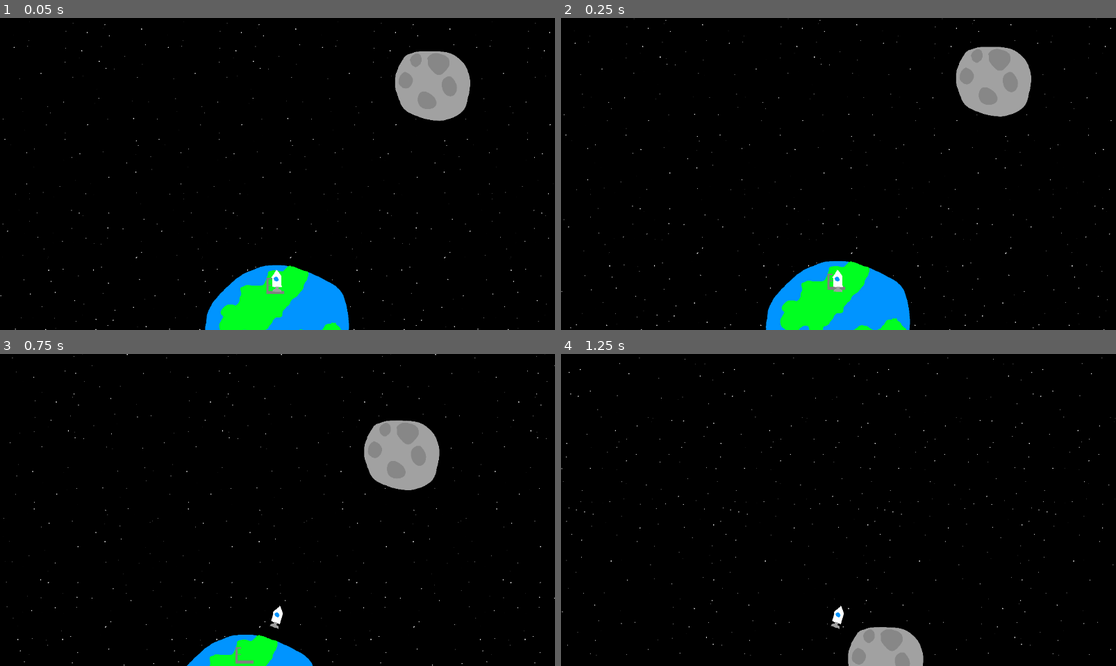
Above: before the commit, frames 1-4 (two rows, left to right).
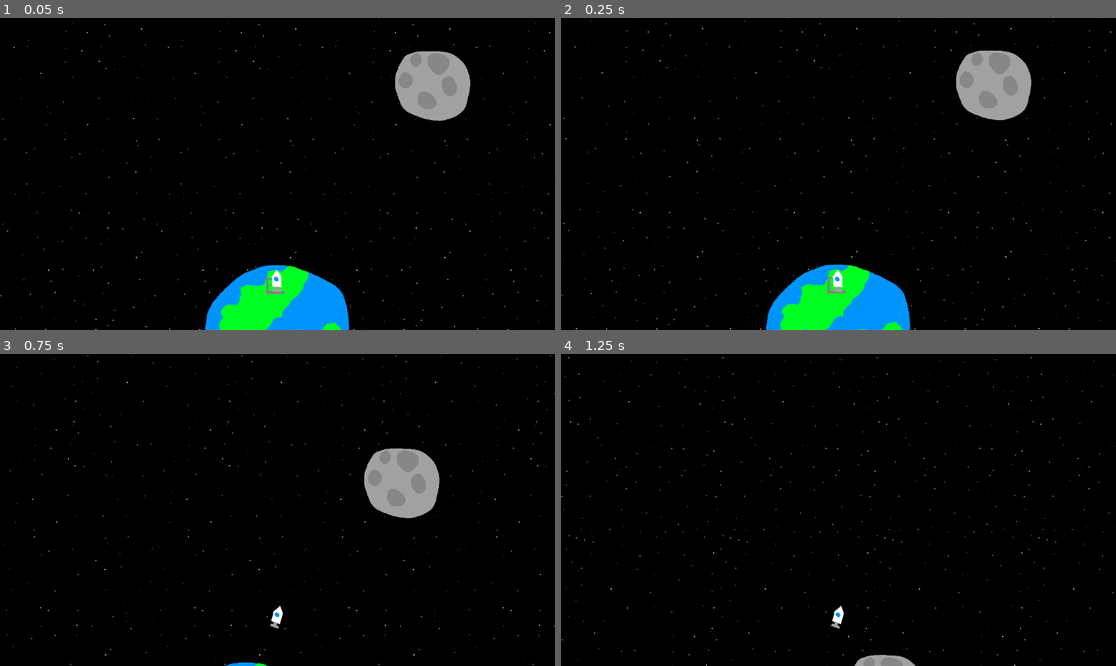
Above: after the commit, the same moments.

Repository: Simonandadog/the-most-videogame
Game: Godot game, scene res://scenes/main.tscn
The game is run twice, just before and just after one commit, with the same random seed, the same clock (stepped at 60 frames per second) and the same inputs.
Inputs:
- Up to frame 1 (0.05 s): no input
- Up to frame 2 (0.25 s): no input
- Up to frame 3 (0.75 s): hold D (right) from 0.53 s (still down); tap Space (ASCEND) at 0.6 s
- Up to frame 4 (1.25 s): keep holding D (right)

Frame 1 is identical in both runs. In frame 2, 2.0% of the frame differs, in the area x 0-100%, y 0-100%; in frame 3, 5.0%; in frame 4, 1.9%.

Commit message:
well now it partially works at least

Diff:
--- a/scenes/area_2d_bullet.tscn
+++ b/scenes/area_2d_bullet.tscn
@@ -7,8 +7,8 @@
 size = Vector2(144, 960)
 
 [node name="Area2D bullet" type="Area2D" unique_id=556048071]
-collision_layer = 2
-collision_mask = 2
+collision_layer = 4
+collision_mask = 4
 script = ExtResource("1_sw6mc")
 
 [node name="Sprite2D" type="Sprite2D" parent="." unique_id=807144716]
--- a/scenes/main.tscn
+++ b/scenes/main.tscn
@@ -51,8 +51,6 @@
 
 [node name="StaticBody2D3" type="StaticBody2D" parent="borders" unique_id=1211542648]
 position = Vector2(176, -49200)
-collision_layer = 5
-collision_mask = 5
 
 [node name="CollisionShape2D2" type="CollisionShape2D" parent="borders/StaticBody2D3" unique_id=1562930600]
 position = Vector2(-2504, 64)
@@ -61,14 +59,13 @@
 [node name="StaticBody2D2" type="StaticBody2D" parent="borders" unique_id=204950234]
 position = Vector2(2720, -48208)
 scale = Vector2(0.5, 0.5)
-collision_layer = 4
 
 [node name="CollisionShape2D" type="CollisionShape2D" parent="borders/StaticBody2D2" unique_id=154577982]
 shape = SubResource("WorldBoundaryShape2D_85g3d")
 
 [node name="StaticBody2D" type="StaticBody2D" parent="borders" unique_id=2040112948]
-collision_layer = 4
-collision_mask = 4
+collision_layer = 7
+collision_mask = 7
 
 [node name="CollisionShape2D" type="CollisionShape2D" parent="borders/StaticBody2D" unique_id=1564845231]
 position = Vector2(0, -208)
@@ -86,134 +83,134 @@
 [node name="rocks" type="Node" parent="." unique_id=1874876672]
 
 [node name="RigidBody2D" parent="rocks" unique_id=1555940285 instance=ExtResource("4_tbgi4")]
-position = Vector2(5216, -28400)
+position = Vector2(-23808, -29376)
 rotation = 3.1415925
 
 [node name="RigidBody2D2" parent="rocks" unique_id=1001237113 instance=ExtResource("4_tbgi4")]
-position = Vector2(1952, -26040)
+position = Vector2(-27072, -27016)
 
 [node name="RigidBody2D3" parent="rocks" unique_id=239951101 instance=ExtResource("4_tbgi4")]
-position = Vector2(3352, -26592)
+position = Vector2(-25672, -27568)
 
 [node name="RigidBody2D4" parent="rocks" unique_id=1345312998 instance=ExtResource("4_tbgi4")]
-position = Vector2(1552, -27592)
+position = Vector2(-27472, -28568)
 
 [node name="RigidBody2D5" parent="rocks" unique_id=1613591933 instance=ExtResource("4_tbgi4")]
-position = Vector2(3664, -27816)
+position = Vector2(-25360, -28792)
 
 [node name="RigidBody2D6" parent="rocks" unique_id=669655834 instance=ExtResource("4_tbgi4")]
-position = Vector2(-224, -25288)
+position = Vector2(-29248, -26264)
 
 [node name="RigidBody2D7" parent="rocks" unique_id=505281481 instance=ExtResource("4_tbgi4")]
-position = Vector2(-880, -26712)
+position = Vector2(-29904, -27688)
 
 [node name="RigidBody2D8" parent="rocks" unique_id=1299620230 instance=ExtResource("4_tbgi4")]
-position = Vector2(2728, -28640)
+position = Vector2(-26296, -29616)
 
 [node name="RigidBody2D9" parent="rocks" unique_id=1196618993 instance=ExtResource("4_tbgi4")]
-position = Vector2(112, -27152)
+position = Vector2(-28912, -28128)
 
 [node name="RigidBody2D10" parent="rocks" unique_id=672633024 instance=ExtResource("4_tbgi4")]
-position = Vector2(-1176, -24520)
+position = Vector2(-30136, -25296)
 
 [node name="RigidBody2D11" parent="rocks" unique_id=18326682 instance=ExtResource("4_tbgi4")]
-position = Vector2(-2248, -25144)
+position = Vector2(-31272, -26120)
 
 [node name="RigidBody2D12" parent="rocks" unique_id=1501810071 instance=ExtResource("4_tbgi4")]
-position = Vector2(-1848, -26048)
+position = Vector2(-30872, -27024)
 
 [node name="RigidBody2D13" parent="rocks" unique_id=2002671926 instance=ExtResource("4_tbgi4")]
-position = Vector2(600, -25880)
+position = Vector2(-28424, -26856)
 
 [node name="RigidBody2D14" parent="rocks" unique_id=2096821189 instance=ExtResource("7_tipki")]
-position = Vector2(-528, -29328)
+position = Vector2(-29552, -30304)
 
 [node name="RigidBody2D15" parent="rocks" unique_id=1497375820 instance=ExtResource("7_tipki")]
-position = Vector2(-2608, -28184)
+position = Vector2(-31632, -29160)
 
 [node name="RigidBody2D16" parent="rocks" unique_id=718343880 instance=ExtResource("4_tbgi4")]
-position = Vector2(-4784, -25992)
+position = Vector2(-33808, -26968)
 
 [node name="RigidBody2D17" parent="rocks" unique_id=920237953 instance=ExtResource("7_tipki")]
-position = Vector2(-3464, -26528)
+position = Vector2(-32488, -27504)
 
 [node name="RigidBody2D18" parent="rocks" unique_id=2127742593 instance=ExtResource("7_tipki")]
-position = Vector2(-2296, -27040)
+position = Vector2(-31320, -28016)
 
 [node name="RigidBody2D19" parent="rocks" unique_id=1184801552 instance=ExtResource("7_tipki")]
-position = Vector2(1376, -28856)
+position = Vector2(-27648, -29832)
 
 [node name="RigidBody2D20" parent="rocks" unique_id=1938729167 instance=ExtResource("7_tipki")]
-position = Vector2(4304, -28960)
+position = Vector2(-24720, -29936)
 
 [node name="RigidBody2D21" parent="rocks" unique_id=1215339867 instance=ExtResource("7_tipki")]
-position = Vector2(-176, -28232)
+position = Vector2(-29200, -29208)
 
 [node name="RigidBody2D22" parent="rocks" unique_id=175862761 instance=ExtResource("7_tipki")]
-position = Vector2(536, -29408)
+position = Vector2(-28488, -30384)
 
 [node name="RigidBody2D23" parent="rocks" unique_id=604501712 instance=ExtResource("7_tipki")]
-position = Vector2(1392, -25368)
+position = Vector2(-27632, -26344)
 
 [node name="RigidBody2D24" parent="rocks" unique_id=1288924921 instance=ExtResource("7_tipki")]
-position = Vector2(2600, -27528)
+position = Vector2(-26424, -28504)
 
 [node name="RigidBody2D25" parent="rocks" unique_id=480260960 instance=ExtResource("7_tipki")]
-position = Vector2(-1464, -27864)
+position = Vector2(-30488, -28840)
 
 [node name="RigidBody2D26" parent="rocks" unique_id=1764599369 instance=ExtResource("7_tipki")]
-position = Vector2(1008, -26816)
+position = Vector2(-28016, -27792)
 
 [node name="RigidBody2D27" parent="rocks" unique_id=218909284 instance=ExtResource("7_tipki")]
-position = Vector2(-3072, -25600)
+position = Vector2(-32096, -26576)
 
 [node name="RigidBody2D28" parent="rocks" unique_id=1840903705 instance=ExtResource("8_85g3d")]
-position = Vector2(600, -24480)
+position = Vector2(16, -23464)
 
 [node name="RigidBody2D29" parent="rocks" unique_id=1551968398 instance=ExtResource("8_85g3d")]
-position = Vector2(2384, -24784)
+position = Vector2(-26640, -25760)
 
 [node name="RigidBody2D30" parent="rocks" unique_id=1065296795 instance=ExtResource("8_85g3d")]
-position = Vector2(-4072, -24984)
+position = Vector2(-33096, -25960)
 
 [node name="RigidBody2D31" parent="rocks" unique_id=1043434056 instance=ExtResource("8_85g3d")]
-position = Vector2(4480, -27640)
+position = Vector2(-24544, -28616)
 
 [node name="RigidBody2D32" parent="rocks" unique_id=1581563314 instance=ExtResource("8_85g3d")]
-position = Vector2(-4624, -27064)
+position = Vector2(-33648, -28040)
 
 [node name="RigidBody2D33" parent="rocks" unique_id=1841258375 instance=ExtResource("8_85g3d")]
-position = Vector2(3640, -29688)
+position = Vector2(-25384, -30664)
 
 [node name="RigidBody2D34" parent="rocks" unique_id=648307891 instance=ExtResource("8_85g3d")]
-position = Vector2(-3096, -29416)
+position = Vector2(-32120, -30392)
 
 [node name="RigidBody2D35" parent="rocks" unique_id=793348733 instance=ExtResource("8_85g3d")]
-position = Vector2(4392, -26360)
+position = Vector2(-24632, -27336)
 
 [node name="RigidBody2D36" parent="rocks" unique_id=2118901609 instance=ExtResource("8_85g3d")]
-position = Vector2(-1748, -29008)
+position = Vector2(-30772, -29984)
 
 [node name="RigidBody2D37" parent="rocks" unique_id=969578009 instance=ExtResource("8_85g3d")]
-position = Vector2(1536, -29992)
+position = Vector2(-27488, -30968)
 
 [node name="RigidBody2D38" parent="rocks" unique_id=1716853082 instance=ExtResource("8_85g3d")]
-position = Vector2(-4200, -28280)
+position = Vector2(-33224, -29256)
 
 [node name="RigidBody2D39" parent="rocks" unique_id=1298580900 instance=ExtResource("8_85g3d")]
-position = Vector2(768, -28064)
+position = Vector2(-28256, -29040)
 
 [node name="RigidBody2D40" parent="rocks" unique_id=396531794 instance=ExtResource("8_85g3d")]
-position = Vector2(-3576, -27544)
+position = Vector2(-32600, -28520)
 
 [node name="RigidBody2D41" parent="rocks" unique_id=412544361 instance=ExtResource("8_85g3d")]
-position = Vector2(-1032, -25672)
+position = Vector2(-30056, -26648)
 
 [node name="RigidBody2D42" parent="rocks" unique_id=1230813418 instance=ExtResource("8_85g3d")]
-position = Vector2(2616, -29744)
+position = Vector2(-26408, -30720)
 
 [node name="RigidBody2D43" parent="rocks" unique_id=1749471899 instance=ExtResource("8_85g3d")]
-position = Vector2(2912, -25752)
+position = Vector2(-26112, -26728)
 
 [node name="stage 1 rock release" parent="." unique_id=1542745624 instance=ExtResource("9_85g3d")]
-position = Vector2(0, -22552)
+position = Vector2(0, -24600)
--- a/scenes/rock1_try2.tscn
+++ b/scenes/rock1_try2.tscn
@@ -7,8 +7,8 @@
 radius = 400.0
 
 [node name="RigidBody2D" type="RigidBody2D" unique_id=1555940285]
-collision_layer = 4
-collision_mask = 4
+collision_layer = 12
+collision_mask = 12
 script = ExtResource("1_xa756")
 
 [node name="Sprite2D" type="Sprite2D" parent="." unique_id=1404025590]
--- a/scenes/rock2.tscn
+++ b/scenes/rock2.tscn
@@ -7,8 +7,8 @@
 radius = 480.2666
 
 [node name="RigidBody2D" type="RigidBody2D" unique_id=2096821189]
-collision_layer = 4
-collision_mask = 4
+collision_layer = 12
+collision_mask = 12
 script = ExtResource("1_4tkwb")
 
 [node name="Sprite2D" type="Sprite2D" parent="." unique_id=1404025590]
--- a/scenes/rock3.tscn
+++ b/scenes/rock3.tscn
@@ -7,8 +7,8 @@
 radius = 472.0
 
 [node name="RigidBody2D" type="RigidBody2D" unique_id=1840903705]
-collision_layer = 4
-collision_mask = 4
+collision_layer = 12
+collision_mask = 12
 script = ExtResource("1_1nqmy")
 
 [node name="Sprite2D" type="Sprite2D" parent="." unique_id=1404025590]
--- a/scenes/rock_releaser.tscn
+++ b/scenes/rock_releaser.tscn
@@ -2,28 +2,29 @@
 
 [ext_resource type="Script" uid="uid://bat1hpkuce8qc" path="res://scripts/rock_releaser.gd" id="1_vu2t6"]
 
-[sub_resource type="WorldBoundaryShape2D" id="WorldBoundaryShape2D_8lfvo"]
+[sub_resource type="RectangleShape2D" id="RectangleShape2D_jmagw"]
+size = Vector2(10240, 130)
 
 [sub_resource type="RectangleShape2D" id="RectangleShape2D_vu2t6"]
-size = Vector2(10240, 200)
+size = Vector2(5120, 200)
 
 [node name="stage 1 rock release" type="Node2D" unique_id=1542745624]
 script = ExtResource("1_vu2t6")
 
 [node name="StaticBody2D" type="StaticBody2D" parent="." unique_id=475958620]
 position = Vector2(0, -32)
-collision_layer = 4
-collision_mask = 4
+collision_layer = 12
+collision_mask = 12
 
 [node name="CollisionShape2D" type="CollisionShape2D" parent="StaticBody2D" unique_id=850323898]
-shape = SubResource("WorldBoundaryShape2D_8lfvo")
+position = Vector2(0, -55)
+shape = SubResource("RectangleShape2D_jmagw")
 
 [node name="Area2D" type="Area2D" parent="." unique_id=1968600087]
-collision_layer = 4
-collision_mask = 4
+position = Vector2(0, 248)
 
 [node name="CollisionShape2D" type="CollisionShape2D" parent="Area2D" unique_id=1912449511]
-position = Vector2(0, 88)
+position = Vector2(144, 88)
 shape = SubResource("RectangleShape2D_vu2t6")
 
 [connection signal="body_entered" from="Area2D" to="." method="_on_area_2d_body_entered"]
--- a/scripts/rock_releaser.gd
+++ b/scripts/rock_releaser.gd
@@ -4,5 +4,9 @@
 
 
 func _on_area_2d_body_entered(body: Node2D) -> void:
-	print("thing happened")
+	print("rock blocker removed")
+	$StaticBody2D/CollisionShape2D.queue_free()
+	$StaticBody2D.queue_free()
+	$Area2D/CollisionShape2D.queue_free()
+	$Area2D.queue_free()
 	queue_free()
